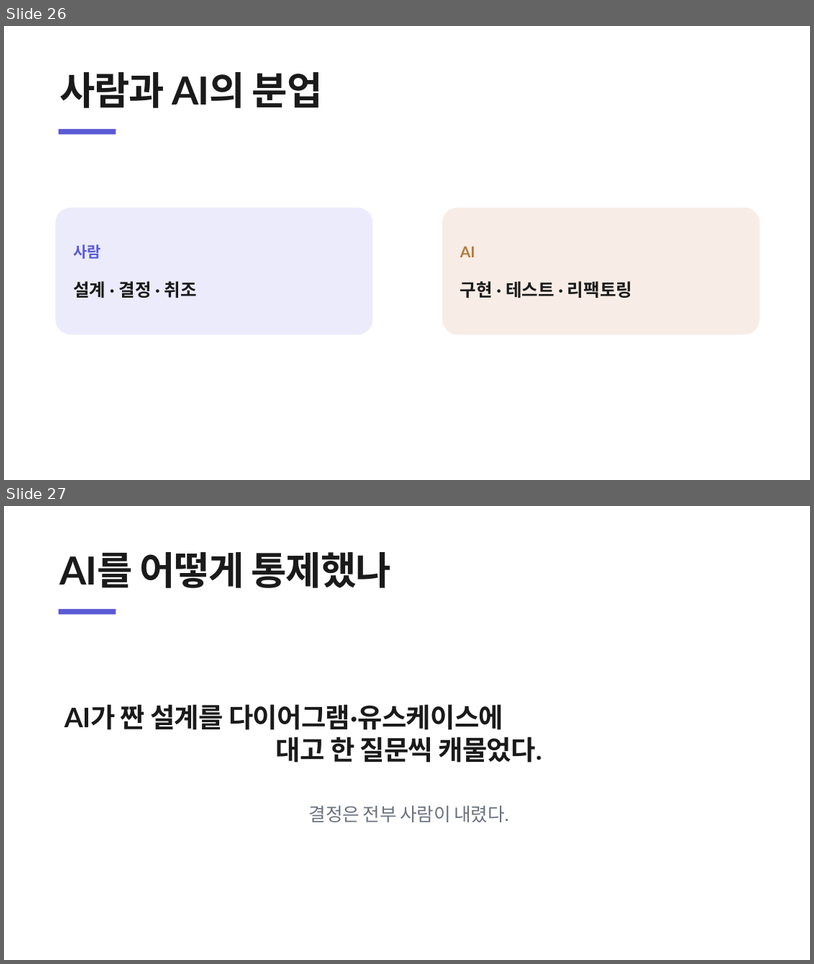
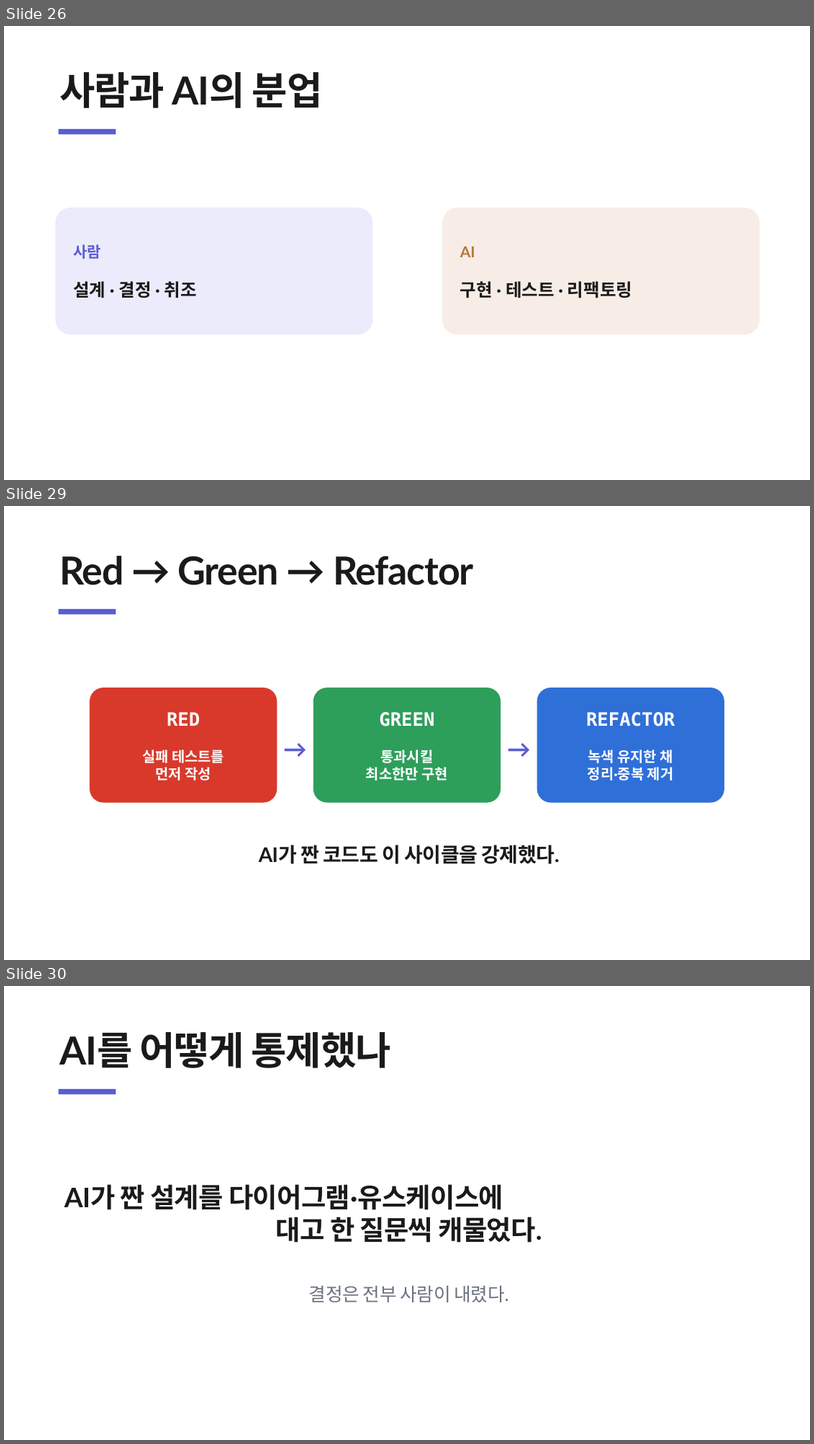
Before and after one commit to heyoonyoon/distributed-programming, a slide deck: docs/presentation/보험발표-figma.pptx. Shown one above the other, each under a label of ours: slides 26 and 27 before the commit, slides 26, 29 and 30 after it; the slides between them are not shown. The pictures are 814x964 and 814x1444 pixels, drawn with LibreOffice and Linux fonts; fonts in the diff are those of the drawing. Boxes give left, top, right and bottom in pixels: in the first picture for what was removed or moved away, otherwise in the second. Text is boxed around its words. In the diff, an @@ line names an element or a change of style, - is before the commit and + after.

```diff
--- a/docs/presentation/보험발표-figma.pptx
+++ b/docs/presentation/보험발표-figma.pptx
@@ slide 29 added at bbox=[4, 506, 810, 960], background #FFFFFF @@
@@ text added at bbox=[59, 556, 474, 585], 46 pt, text #1A1A1A, bold @@
+Red → Green → Refactor
@@ rectangle added at bbox=[59, 609, 116, 614], fill #5B5BD6 @@
@@ rounded rectangle added at bbox=[90, 687, 278, 803], fill #D8392B, 17 pt, text #FFFFFF, bold @@
+RED
+실패 테스트를
+먼저 작성
@@ rounded rectangle added at bbox=[314, 687, 502, 803], fill #2E9E5B, 17 pt, text #FFFFFF, bold @@
+GREEN
+통과시킬
+최소한만 구현
@@ rounded rectangle added at bbox=[538, 687, 725, 803], fill #2F6FD8, 17 pt, text #FFFFFF, bold @@
+REFACTOR
+녹색 유지한 채
+정리·중복 제거
@@ text added at bbox=[275, 730, 316, 766], 28 pt, text #5B5BD6, bold @@
+→
@@ text added at bbox=[498, 730, 540, 766], 28 pt, text #5B5BD6, bold @@
+→
@@ text added at bbox=[259, 844, 560, 864], 24 pt, text #1A1A1A, bold @@
+AI가 짠 코드도 이 사이클을 강제했다.
@@ what was slide 27 is now slide 30 @@
```
Also in this commit, not shown: 2 other slides added, 1 other file.
